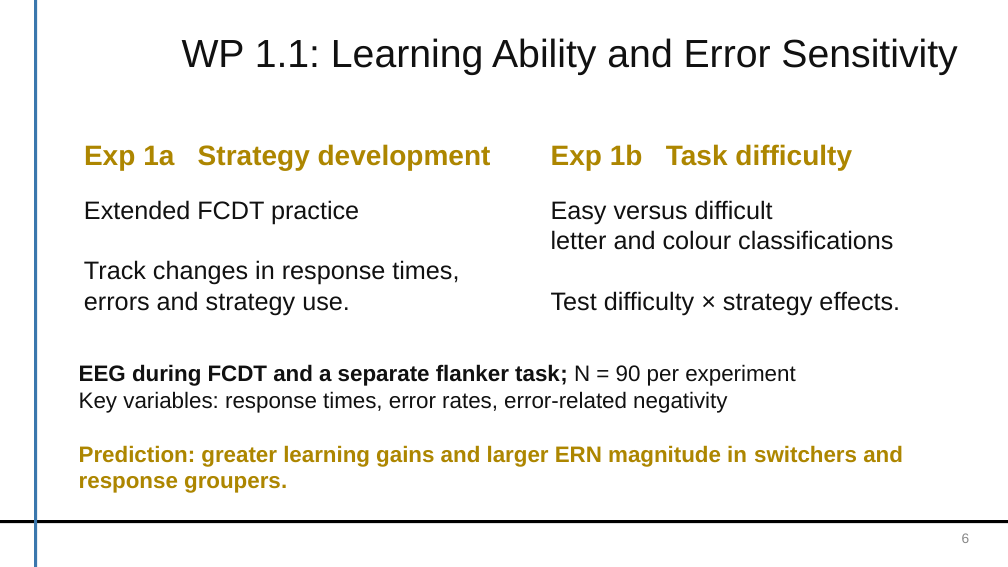
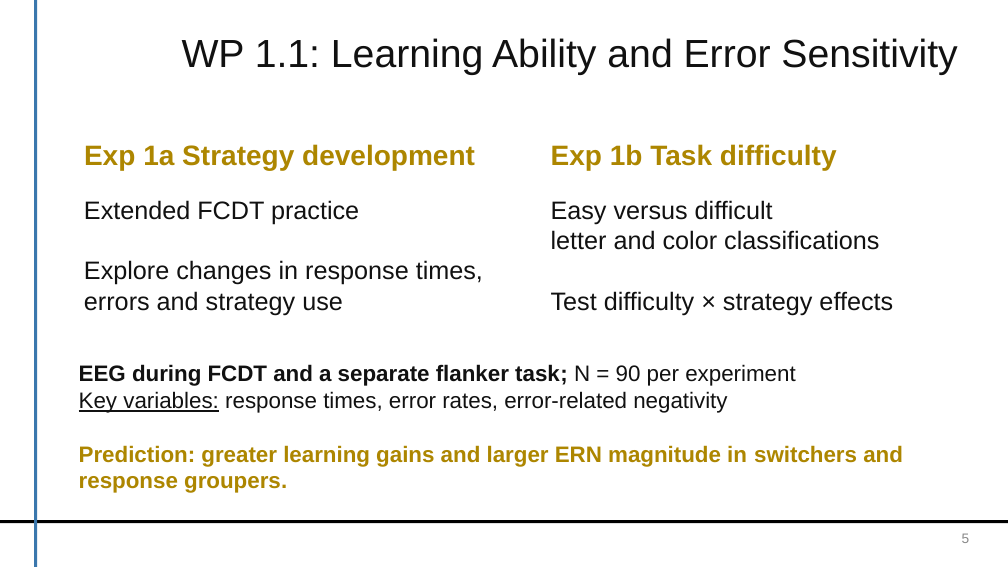
Before and after one commit to dirk-ostwald/Optimal-dual-task-performance, a slide deck: slide 6 of presentation/TP3-Kick-Off-Presentation-JB-DO.pptx (slide 5 before the commit). Drawn at 1008x567 pixels with LibreOffice and Linux fonts; fonts in the diff are those of the drawing; background and template pictures are left out. Boxes give left, top, right and bottom in pixels: in the first picture for what was removed or moved away, otherwise in the second. Text is boxed around its words. In the diff, an @@ line names an element or a change of style, - is before the commit and + after.

```diff
--- a/presentation/TP3-Kick-Off-Presentation-JB-DO.pptx
+++ b/presentation/TP3-Kick-Off-Presentation-JB-DO.pptx
@@ text "Exp 1a Strategy development" rewrapped from [84,144,491,170] to [84,144,475,170] @@
@@ text "Exp 1b Task difficulty" rewrapped from [551,144,852,170] to [551,144,837,170] @@
@@ text at [551,230,893,315]: text changed @@
-letter and colour classifications
-Test difficulty × strategy effects.
+letter and color classifications
+Test difficulty × strategy effects
@@ text at [84,260,483,315]: text changed @@
-Track changes in response times,
-errors and strategy use.
+Explore changes in response times,
+errors and strategy use
@@ text at [79,391,727,413]: underline on in "Key variables:" @@
```
Also in this commit, not shown: 6 other slides changed, 20 slides added, 11 other files.
